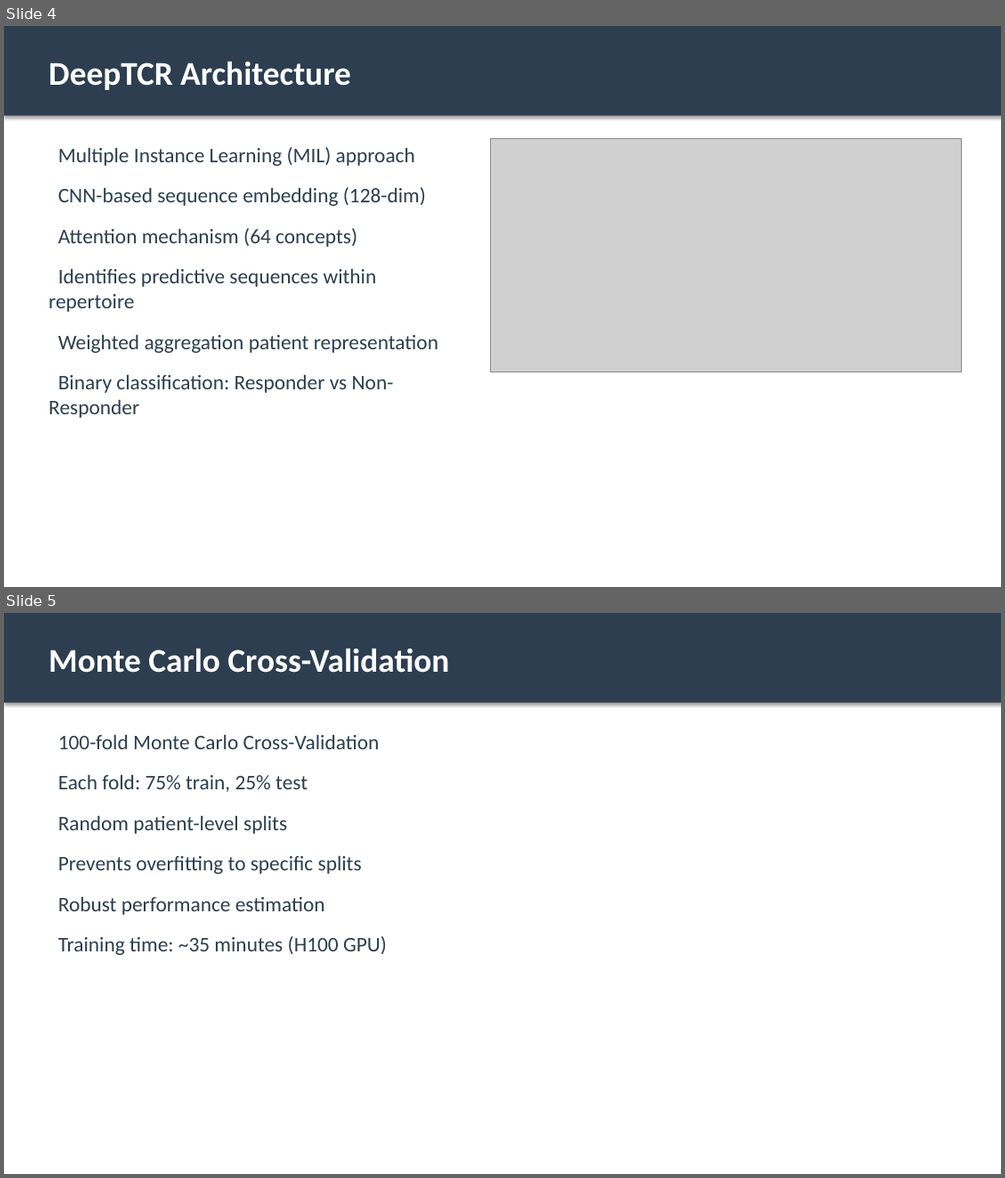
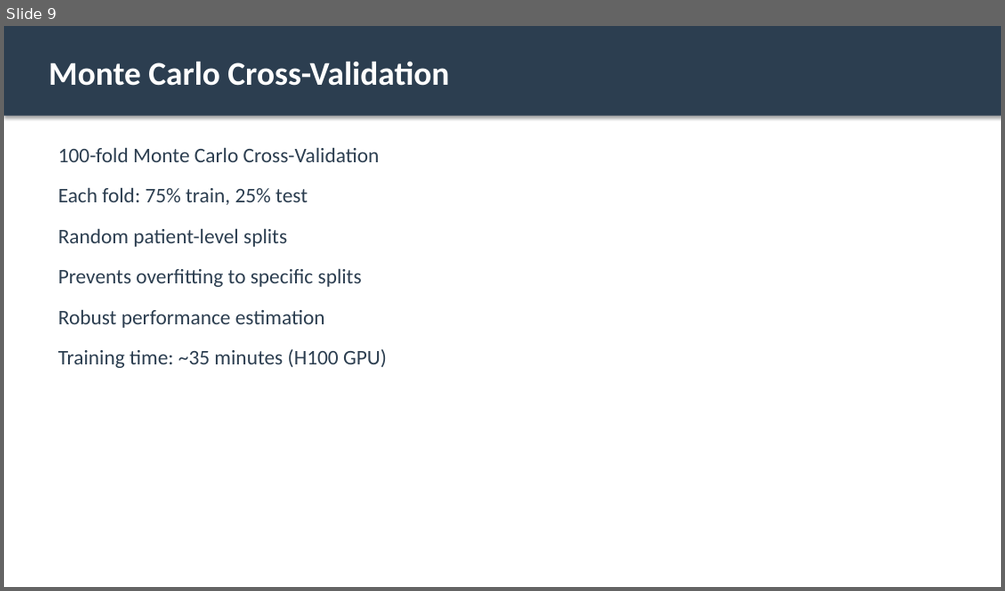
Before and after one commit to MateenahJAHAN/Final_Deliverable_DeepTCRResearch_Mateenah_Jahan_CSIR, a slide deck: results/DeepTCR_Results_Presentation.pptx. Shown one above the other, each under a label of ours: slides 4 and 5 before the commit, slide 9 after it. The pictures are 1005x1178 and 1005x591 pixels, drawn with LibreOffice and Linux fonts; fonts in the diff are those of the drawing; grey boxes stand for pictures. Boxes give left, top, right and bottom in pixels: in the first picture for what was removed or moved away, otherwise in the second. Text is boxed around its words. In the diff, an @@ line names an element or a change of style, - is before the commit and + after.

```diff
--- a/results/DeepTCR_Results_Presentation.pptx
+++ b/results/DeepTCR_Results_Presentation.pptx
@@ slide 4 removed at (4,26,1001,587), background #FFFFFF @@
@@ rectangle removed at (4,26,1001,116) @@
@@ text removed at (48,61,351,90) @@
-DeepTCR Architecture
@@ text removed at (48,147,438,418) @@
-Multiple Instance Learning (MIL) approach
-CNN-based sequence embedding (128-dim)
-Attention mechanism (64 concepts)
-Identifies predictive sequences within repertoire
-Weighted aggregation patient representation
-Binary classification: Responder vs Non-Responder
@@ picture removed at (490,138,961,372) @@
@@ what was slide 5 is now slide 9 @@
```
Also in this commit, not shown: 5 slides changed, 14 slides added, 7 other slides removed, 2 other files.
